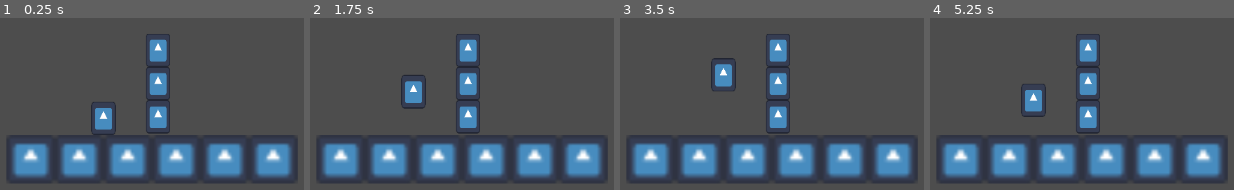
Above: before the commit, frames 1-4 (left to right).
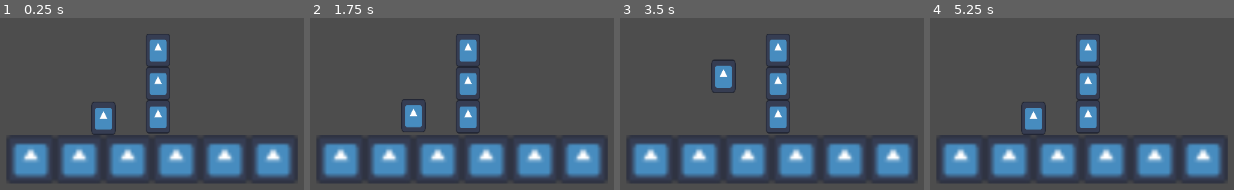
Above: after the commit, the same moments.

Repository: Shuflduf/Olympus
Game: Godot game, scene res://Scenes/world.tscn
The game is run twice, just before and just after one commit, with the same random seed, the same clock (stepped at 60 frames per second) and the same inputs. The engine's default icon, where the game draws it, is replaced by a stand-in: a white triangle on a blue panel in a dark square.
Inputs:
- Up to frame 1 (0.25 s): no input
- Up to frame 2 (1.75 s): tap Enter at 0.5 s; hold C (jump) 0.53-1.28 s; tap C (jump) at 1.35, 1.52 s
- Up to frame 3 (3.5 s): tap C (jump) at 1.82, 2.85, 3.02, 3.32 s; hold C (jump) 2.03-2.78 s; tap Space at 2.75 s
- Up to frame 4 (5.25 s): hold C (jump) 3.53-4.28 s; tap Enter at 4.25 s; tap C (jump) at 4.35, 4.52, 4.82 s; hold C (jump) from 5.03 s (still down)

The runs differ from the first frame. In frame 2, 1.9% of the frame differs, in the area x 29-39%, y 33-67%; in frame 3, 0.3%; in frame 4, 1.6%.

Commit message:
fine tuned jump values to be more smooth

Diff:
--- a/Scripts/player.gd
+++ b/Scripts/player.gd
@@ -1,8 +1,8 @@
 class_name Player
 extends CharacterBody2D
 
-@export var gravity : float = 700.0
-@export var jump_speed : float = -130.0
+@export var gravity : float = 900.0
+@export var jump_speed : float = -140.0
 @export var max_fall : float = 450.0
 @export var half_grav_threshold : float = 40.0
 @export var var_jump_time : float = 0.2
@@ -13,28 +13,28 @@
 var time_in_air := 0.0
 
 func _physics_process(delta: float) -> void:
-    if not is_on_floor():
-        var mult := 1.0
-        if abs(velocity.y) < half_grav_threshold and Input.is_action_pressed("jump"):
-            mult = 0.5
+	if not is_on_floor():
+		var mult := 1.0
+		if abs(velocity.y) < half_grav_threshold and Input.is_action_pressed("jump"):
+			mult = 0.5
 
-        velocity.y = min(velocity.y + gravity * mult * delta, max_fall)
-        time_in_air += delta
-        print(time_in_air)
+		velocity.y = min(velocity.y + gravity * mult * delta, max_fall)
+		time_in_air += delta
+		print(time_in_air)
 
-        if Input.is_action_pressed("jump"):
-            if var_jump_timer > 0:
-                var_jump_timer -= delta
-                velocity.y += (current_jump_force - velocity.y) * delta * 10
-        else:
-            var_jump_timer = 0.0
-    else:
-        var_jump_timer = 0.0
+		if Input.is_action_pressed("jump"):
+			if var_jump_timer > 0:
+				var_jump_timer -= delta
+				velocity.y += (current_jump_force - velocity.y) * delta * 10
+		else:
+			var_jump_timer = 0.0
+	else:
+		var_jump_timer = 0.0
 
-    if is_on_floor() and Input.is_action_just_pressed("jump"):
-        current_jump_force = jump_speed
-        velocity.y = current_jump_force
-        var_jump_timer = var_jump_time
-        time_in_air = 0
+	if is_on_floor() and Input.is_action_just_pressed("jump"):
+		current_jump_force = jump_speed
+		velocity.y = current_jump_force
+		var_jump_timer = var_jump_time
+		time_in_air = 0
 
-    move_and_slide()
+	move_and_slide()
